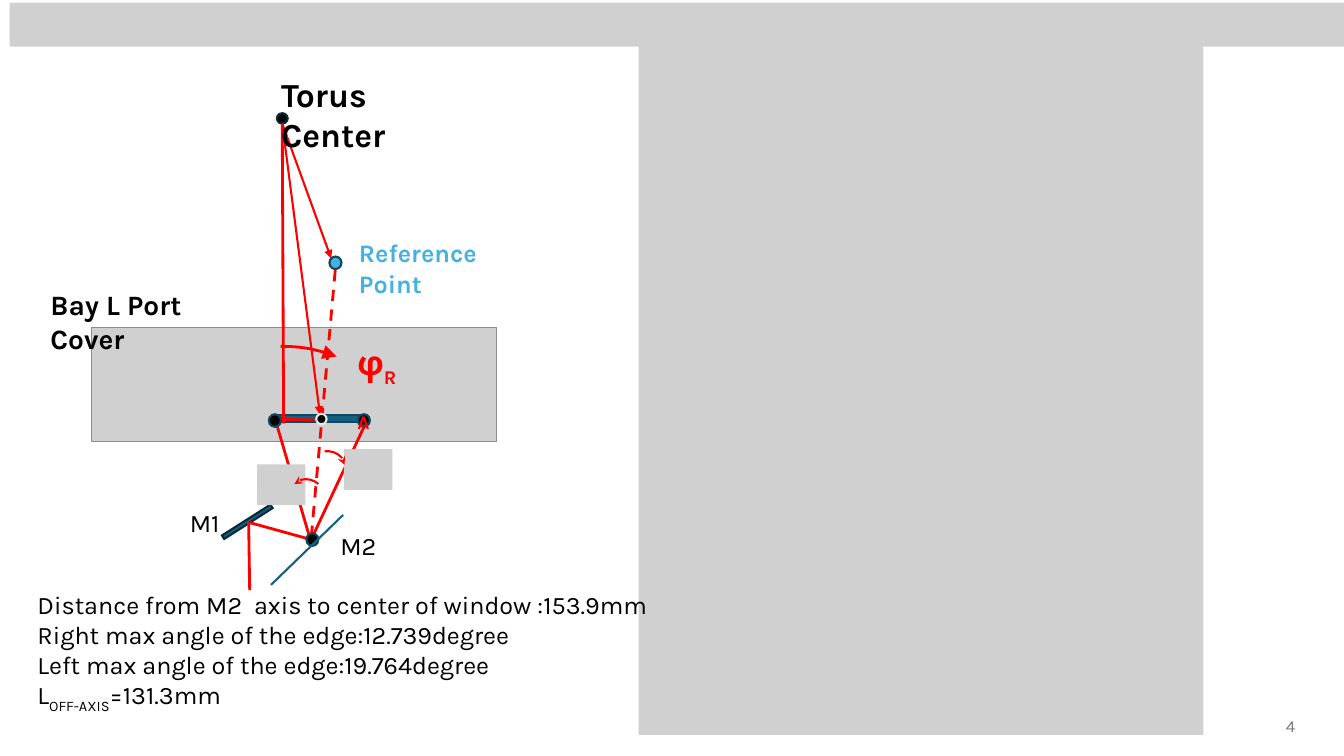
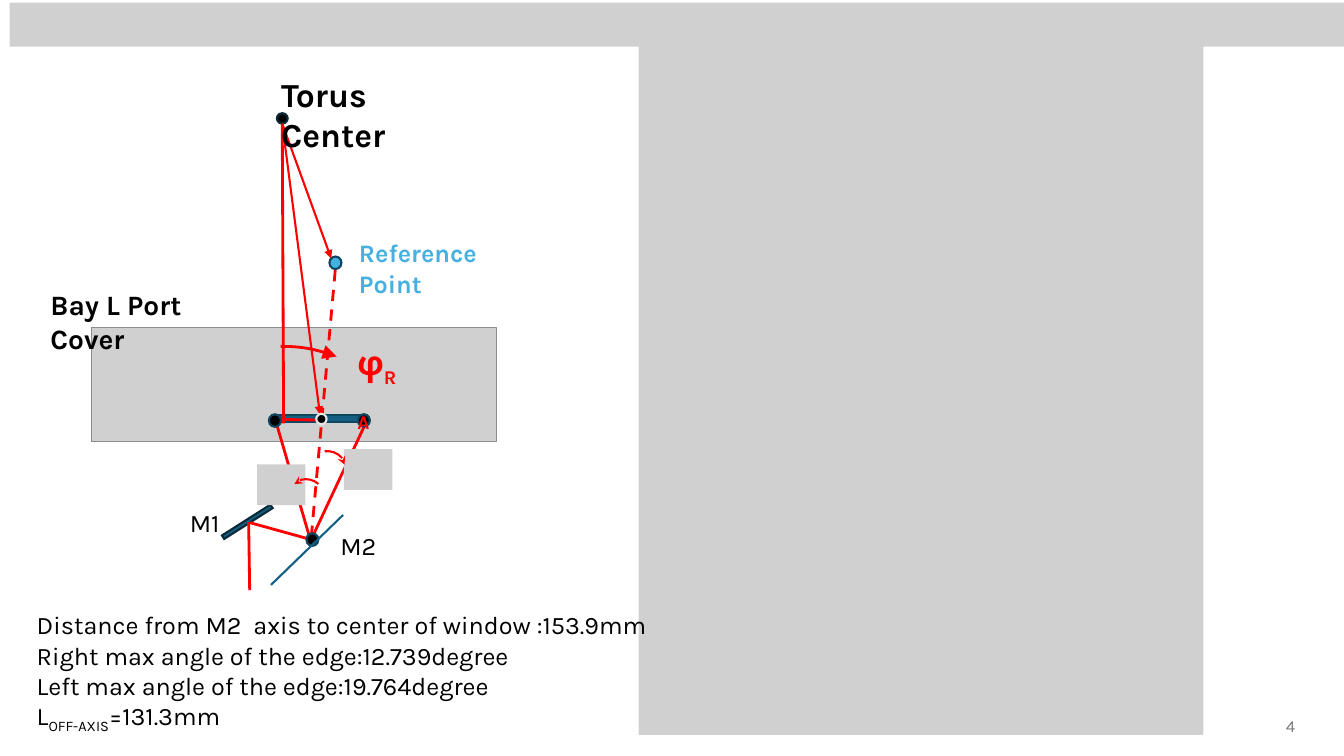
Before and after one commit to USTC-star/computer_share, a slide deck: slide 4 of NSTX-U High-k scattering Calculation_20240717.pptx. Drawn at 1344x756 pixels with LibreOffice and Linux fonts; fonts in the diff are those of the drawing; grey boxes stand for pictures. Boxes give left, top, right and bottom in pixels: in the first picture for what was removed or moved away, otherwise in the second. Text is boxed around its words. In the diff, an @@ line names an element or a change of style, - is before the commit and + after.

```diff
--- a/NSTX-U High-k scattering Calculation_20240717.pptx
+++ b/NSTX-U High-k scattering Calculation_20240717.pptx
@@ text "Distance from M2 axis to ...": place and size @@
-text "Distance from M2 axis to ..." at <box>37,591,646,711</box>
+text "Distance from M2 axis to ..." at <box>37,612,646,731</box>
```
Also in this commit, not shown: 1 other slide changed, 2 other files.
